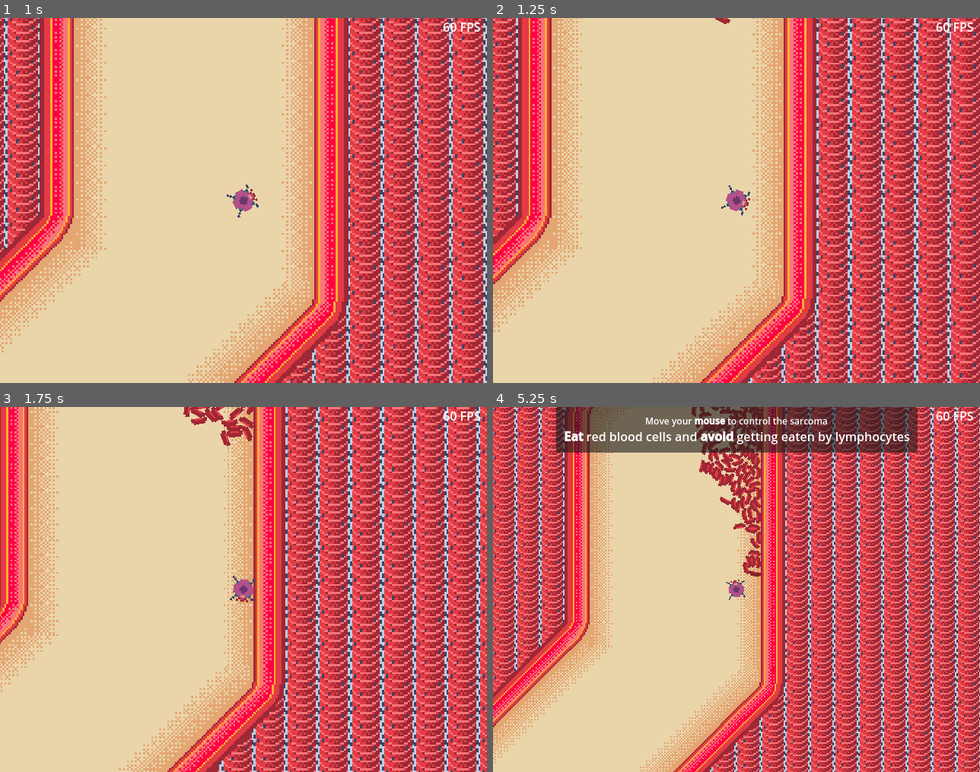
Above: before the commit, frames 1-4 (two rows, left to right).
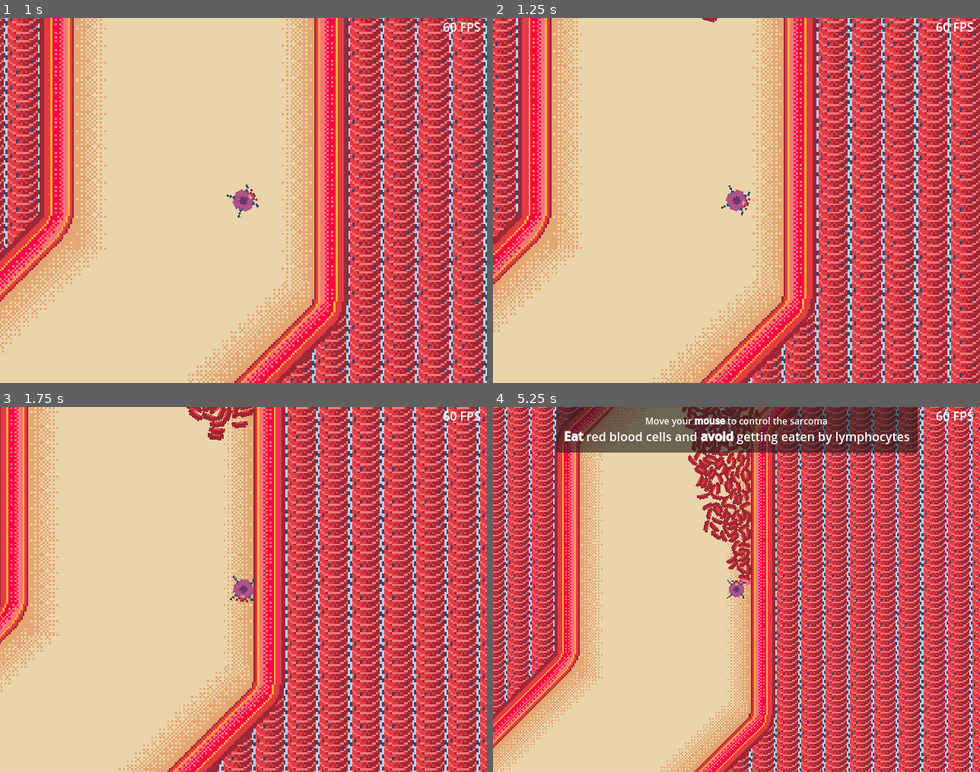
Above: after the commit, the same moments.

Repository: BertrandBordage/Bloody-Sarcoma
Game: Godot game, scene res://level_0.tscn
The game is run twice, just before and just after one commit, with the same random seed, the same clock (stepped at 60 frames per second) and the same inputs.
Inputs (mouse positions are in pixels of both pictures, inside the frame that each line leads up to):
- Up to frame 1 (1 s): move the mouse to (350, 182) at 0.52 s; click (350, 182) at 0.67 s
- Up to frame 2 (1.25 s): no input
- Up to frame 3 (1.75 s): drag from (146, 607) to (258, 593) at 1.27 s
- Up to frame 4 (5.25 s): move the mouse to (785, 509) at 2.02 s; click (785, 509) at 2.17 s; drag from (712, 662) to (590, 534) at 2.77 s; move the mouse to (882, 644) at 3.52 s; click (882, 644) at 3.67 s; drag from (590, 534) to (663, 498) at 4.27 s; move the mouse to (760, 589) at 5.02 s; click (760, 589) at 5.17 s

Frame 1 is identical in both runs. In frame 2, less than 0.1% of the frame differs, in the area x 42-49%, y 0-2%; in frame 3, 0.7%; in frame 4, 62%, in the area x 0-100%, y 0-100%.

Commit message:
Reuse spawned instances.

Diff:
--- a/autoload/SpawnedFlow.gd
+++ b/autoload/SpawnedFlow.gd
@@ -7,12 +7,15 @@
 var spawn_container: Node2D
 var spawned_bodies: Array[RigidBody2D] = []
 var flow_paths: Array[FlowPath] = []
+var visible_paths: Array = []
 var flow_velocity: Vector2 = Vector2.ZERO
 var spawn_exclusion_global_position: Vector2
 var spawn_exclusion_polygon: PackedVector2Array
-var spawnable_scenes: Array[PackedScene] = [
-    load("res://lymphocyte.tscn"),
-    load("res://red_blood_cell.tscn"),
+var lymphocyte_scene: PackedScene = load("res://lymphocyte.tscn")
+var red_blood_cell_scene: PackedScene = load("res://red_blood_cell.tscn")
+var spawnable_scene_names: Array[String] = [
+    "Lymphocyte",
+    "RedBloodCell",
 ]
 var spawnable_probabilities: Array[float] = [
     0.0,
@@ -23,6 +26,7 @@
         return spawnable_probabilities[0]
     set(value):
         spawnable_probabilities[0] = value
+var spawned_this_frame: bool = false
 
 
 # TODO: Spawn cells all AFTER the path as well. Ideally make the before/after decision based on current velocity.
@@ -112,22 +116,39 @@
         return point
 
 
-func spawn_random(paths: Array, initial: bool = false):
-    if spawned_bodies.size() >= MAX_SPAWNED:
-        return
-
-    var spawn_position = get_spawn_position(paths, initial)
+func spawn_random(paths: Array, body_to_respawn = null):
+    var spawn_position = get_spawn_position(paths)
     if spawn_position == null or (
         spawn_position is String and spawn_position == "outside"
     ):
         return
 
-    var spawned = Math.choice(spawnable_scenes, spawnable_probabilities).instantiate()
-    spawn_container.add_child(spawned)
-    spawned.global_position = spawn_position
+    var scene_name: String = Math.choice(spawnable_scene_names, spawnable_probabilities)
+    var spawned: RigidBody2D
+    if body_to_respawn == null or scene_name != body_to_respawn.NAME:
+        if body_to_respawn != null:
+            body_to_respawn.queue_free()
+
+        if spawned_this_frame or spawned_bodies.size() >= MAX_SPAWNED:
+            return
+        var scene: PackedScene
+        match scene_name:
+            "Lymphocyte":
+                scene = lymphocyte_scene
+            "RedBloodCell":
+                scene = red_blood_cell_scene
+        spawned = scene.instantiate()
+        spawn_container.add_child(spawned)
+    else:
+        spawned = body_to_respawn
+
+    # We don’t use global_position due to this bug: https://github.com/godotengine/godot/issues/74323
+    spawned.global_transform.origin = spawn_position
     spawned.rotation = randf_range(-PI, PI)
     # FIXME: `flow_velocity` should be the path direction * player_velocity.length().
     spawned.linear_velocity = flow_velocity * VELOCITY_MULTIPLIER
+    spawned.angular_velocity = 0.0
+    spawned_this_frame = true
 
 
 func move_bodies_in_flow(paths: Array) -> void:
@@ -153,9 +174,15 @@
 
 
 func _process(_delta):
-    var visible_paths = flow_paths.filter(
+    visible_paths = flow_paths.filter(
         func (flow_path: FlowPath): return flow_path.is_visible()
     ).map(func (flow_path: FlowPath): return flow_path.path)
 
-    spawn_random(visible_paths)
+    if not spawned_this_frame:
+        spawn_random(visible_paths)
     move_bodies_in_flow(visible_paths)
+    spawned_this_frame = false
+
+
+func respawn_if_possible(body: RigidBody2D):
+    spawn_random(visible_paths, body)
--- a/cancer_cell.gd
+++ b/cancer_cell.gd
@@ -1,6 +1,7 @@
 extends RigidBody2D
 
 
+const NAME = "CancerCell"
 var cancer_cell_scene: PackedScene = load("res://cancer_cell.tscn")
 
 
--- a/lymphocyte.gd
+++ b/lymphocyte.gd
@@ -1,6 +1,7 @@
 extends RigidBody2D
 
 
+const NAME = "Lymphocyte"
 const SPEED: float = 1.5
 
 
--- a/playable_cell_cluster.gd
+++ b/playable_cell_cluster.gd
@@ -74,7 +74,7 @@
 
 
 func _on_loaded_area_body_exited(body):
-    body.queue_free()
+    SpawnedFlow.respawn_if_possible(body)
 
 
 func get_least_mutated_cell():
--- a/red_blood_cell.gd
+++ b/red_blood_cell.gd
@@ -1,4 +1,7 @@
 extends RigidBody2D
+
+
+const NAME = "RedBloodCell"
 
 
 func _ready():
Not shown, removed: music/Bloody Sarcoma.ogg
